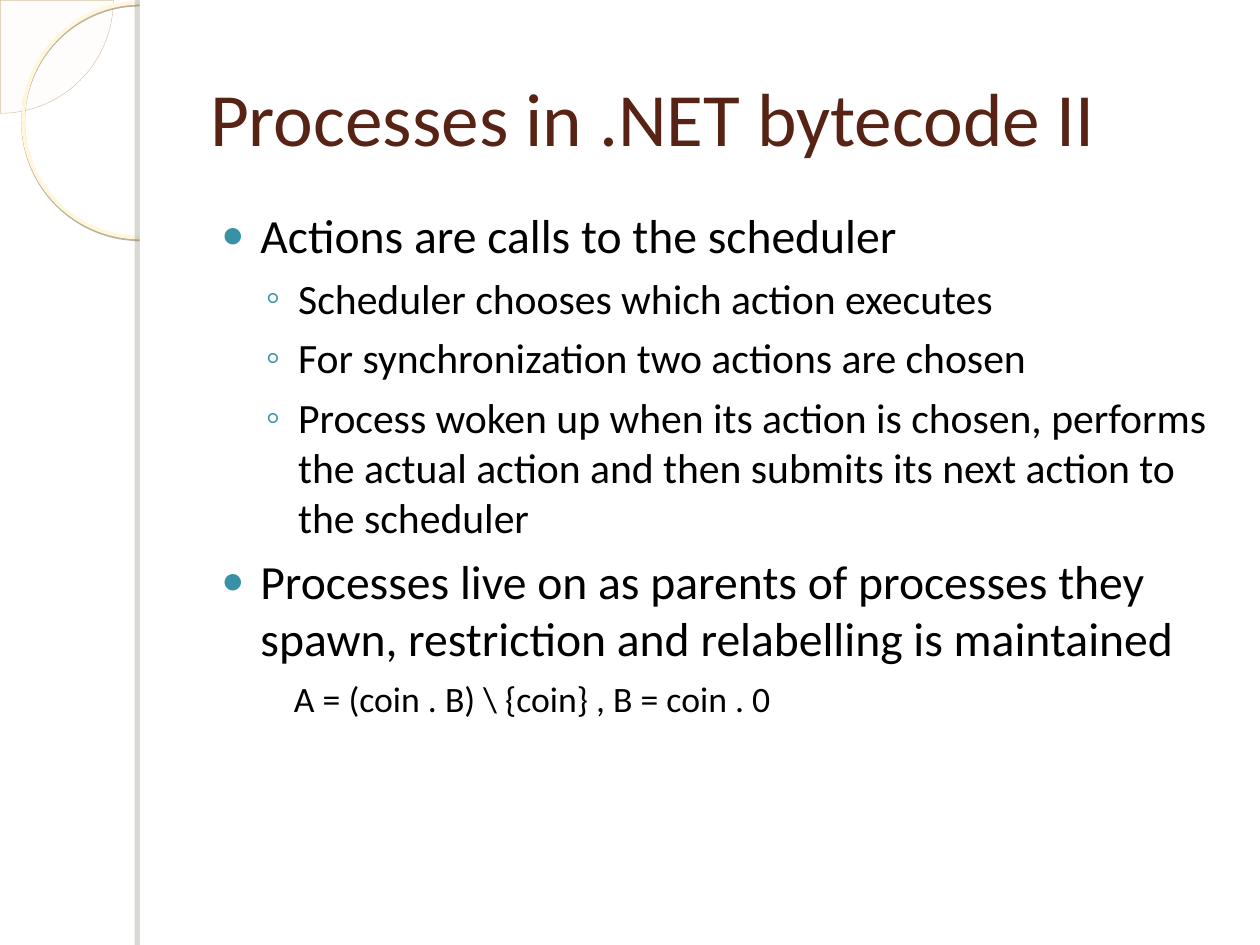
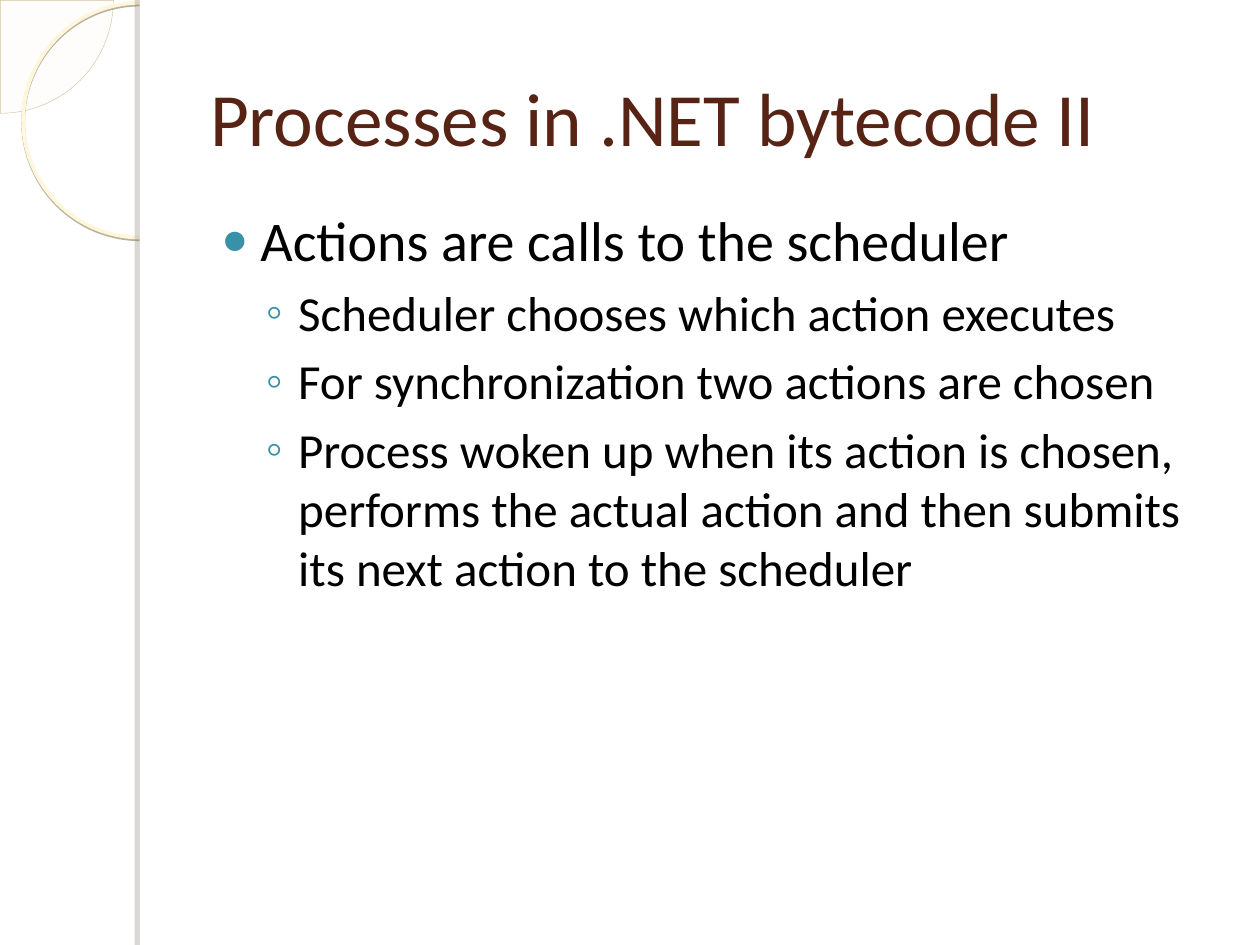
Before and after one commit to einaregilsson/Process-Language-Runtime, a slide deck: slide 12 of presentation.ppt. Drawn at 1260x945 pixels with LibreOffice and Linux fonts; fonts in the diff are those of the drawing; background and template pictures are left out. Boxes give left, top, right and bottom in pixels: in the first picture for what was removed or moved away, otherwise in the second. Text is boxed around its words. In the diff, an @@ line names an element or a change of style, - is before the commit and + after.

```diff
--- a/presentation.ppt
+++ b/presentation.ppt
@@ text "Actions are calls to the ..." at (x1=260, y1=222, x2=1180, y2=587): size 27.2 to 32 pt in "Actions are calls to the scheduler"; size 23.8 to 28 pt in "Scheduler chooses which action executes", "For synchronization two actions are chosen", "Process woken up when its action is ..." @@
@@ text at (x1=260, y1=566, x2=1173, y2=717): paragraphs removed @@
-● Processes live on as parents of processes they spawn, restriction and relabelling is maintained
-A = (coin . B) \ {coin} , B = coin . 0
```
Also in this commit, not shown: 2 other files.
